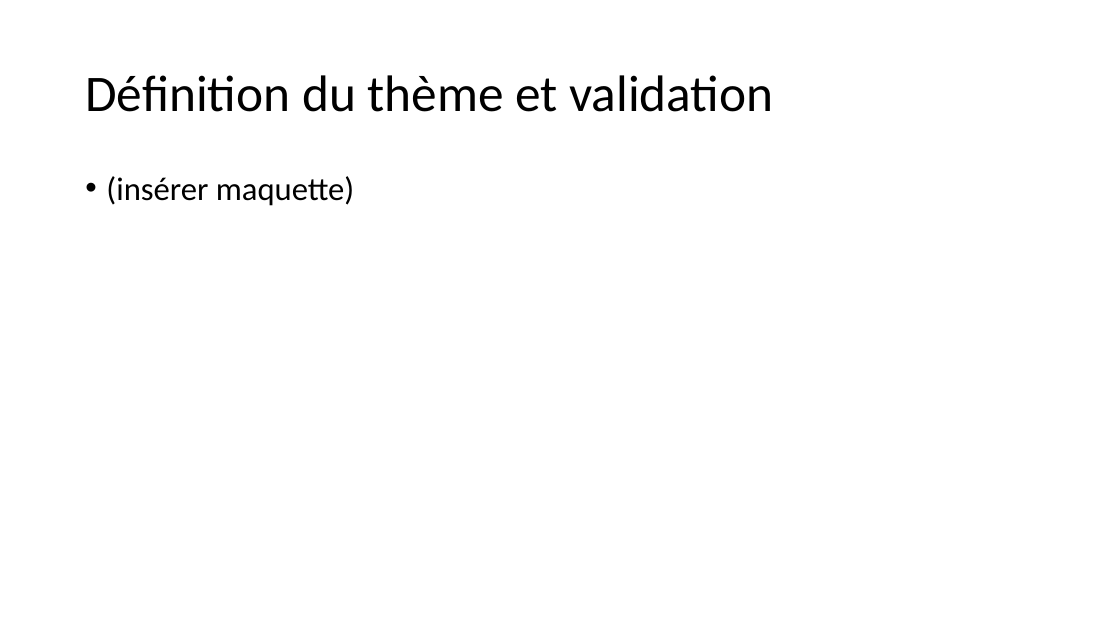
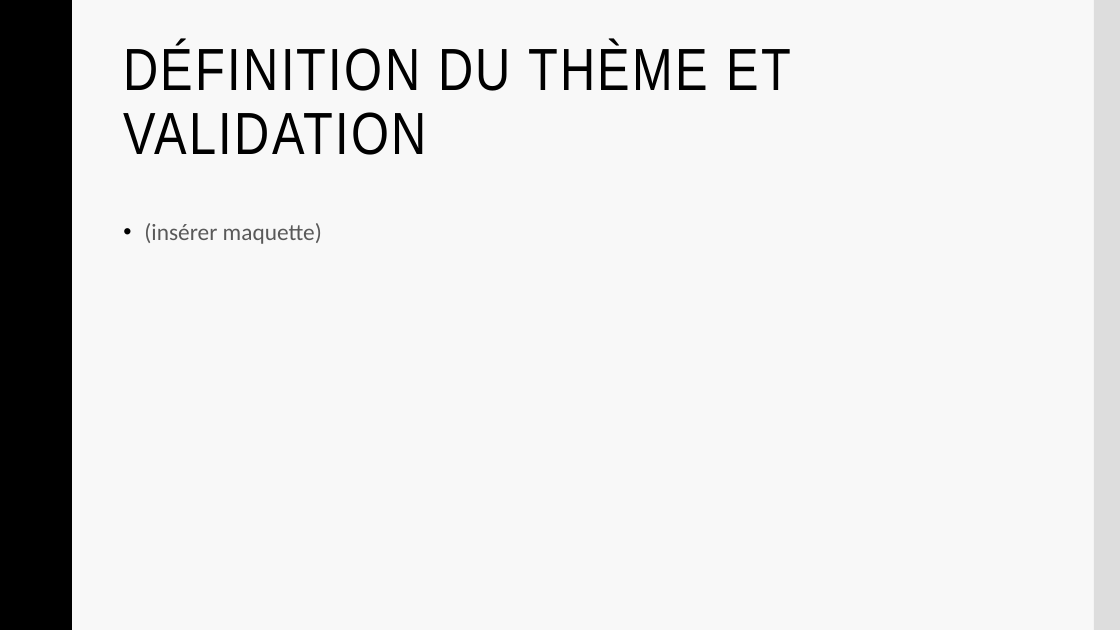
Before and after one commit to Frizzbii/Serious-Game-MMI, a slide deck: slide 12 of presentation.pptx (slide 9 before the commit). Drawn at 1120x630 pixels with LibreOffice and Linux fonts; fonts in the diff are those of the drawing; background and template pictures are left out. Boxes give left, top, right and bottom in pixels: in the first picture for what was removed or moved away, otherwise in the second. Text is boxed around its words. In the diff, an @@ line names an element or a change of style, - is before the commit and + after.

```diff
--- a/presentation.pptx
+++ b/presentation.pptx
@@ background #FFFFFF to #F8F8F8 @@
@@ rectangle added at <box>0,0,71,630</box>, fill #000000, outline #000000 1 pt @@
@@ rectangle added at <box>1094,0,1120,630</box>, fill #DDDDDD @@
@@ title "DÉFINITION DU THÈME ET VALIDATION" at <box>123,42,791,155</box>: vertical alignment middle to top @@
@@ title at <box>123,42,791,155</box>: text changed; size 44 to 51 pt; font Calibri to Arial Narrow @@
-Définition du thème et validation
+DÉFINITION DU THÈME ET VALIDATION
@@ text "(insérer maquette)": place and size @@
-text "(insérer maquette)" at <box>106,176,355,206</box>
+text "(insérer maquette)" at <box>144,223,322,244</box>
@@ text "(insérer maquette)" at <box>144,223,322,244</box>: size 28 to 20 pt, text colour #000000 to #595959; line spacing 0.9 to 1.1; less space between paragraphs @@
```
Also in this commit, not shown: 11 other slides changed, 4 slides added, 8 slides removed.
